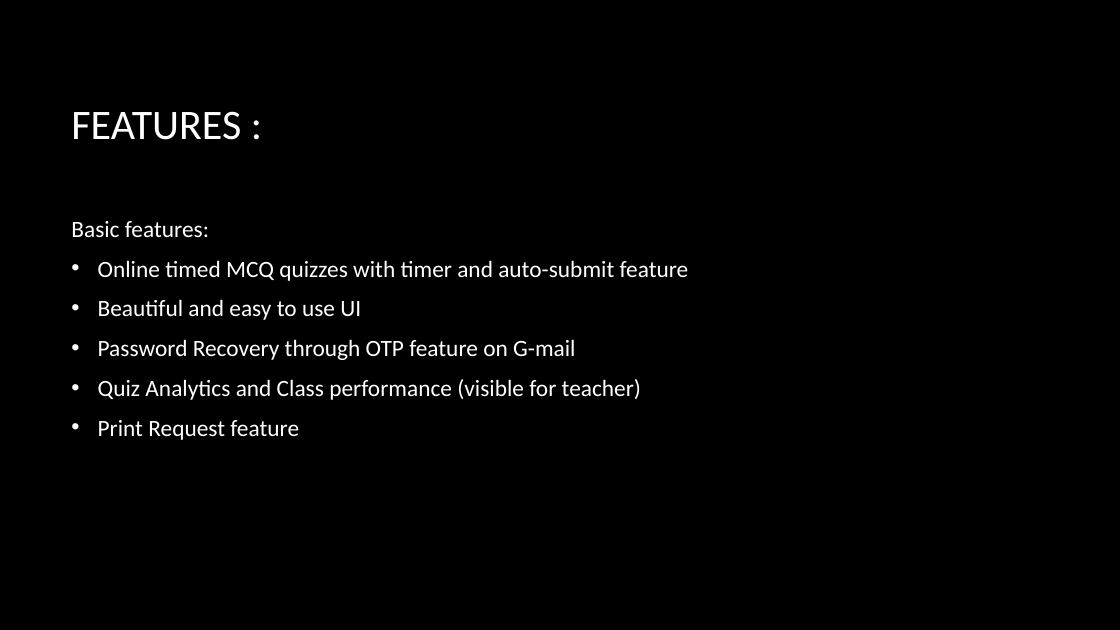
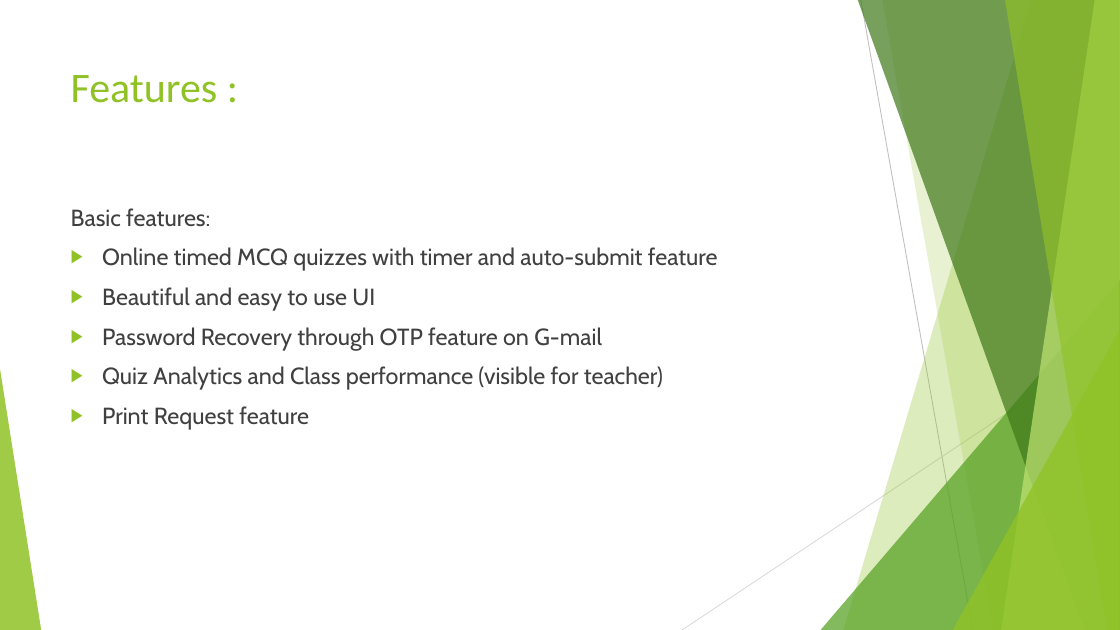
Before and after one commit to niteeshchaudhary/TruPen, a slide deck: slide 10 of Project Presentation.pptx. Drawn at 1120x630 pixels with LibreOffice and Linux fonts; fonts in the diff are those of the drawing; background and template pictures are left out. Boxes give left, top, right and bottom in pixels: in the first picture for what was removed or moved away, otherwise in the second. Text is boxed around its words. In the diff, an @@ line names an element or a change of style, - is before the commit and + after.

```diff
--- a/Project Presentation.pptx
+++ b/Project Presentation.pptx
@@ background picture (left out) to #FFFFFF @@
@@ title "Features :" at (71,75,218,103): vertical alignment middle to top @@
@@ title at (71,75,218,103): text changed; text colour #FFFFFF to #90C226 @@
-FEATURES :
+Features :
@@ text "Basic features:" at (71,208,718,430): font Calibri to Cabin, text colour #FFFFFF to #404040; bullet • to ▶; bullet colour #FFFFFF to #90C226; vertical alignment middle to top @@
@@ group added at (0,0,1120,630): 5 freeform shapes, 3 triangles, 2 lines @@
```
Also in this commit, not shown: 11 other slides changed.
